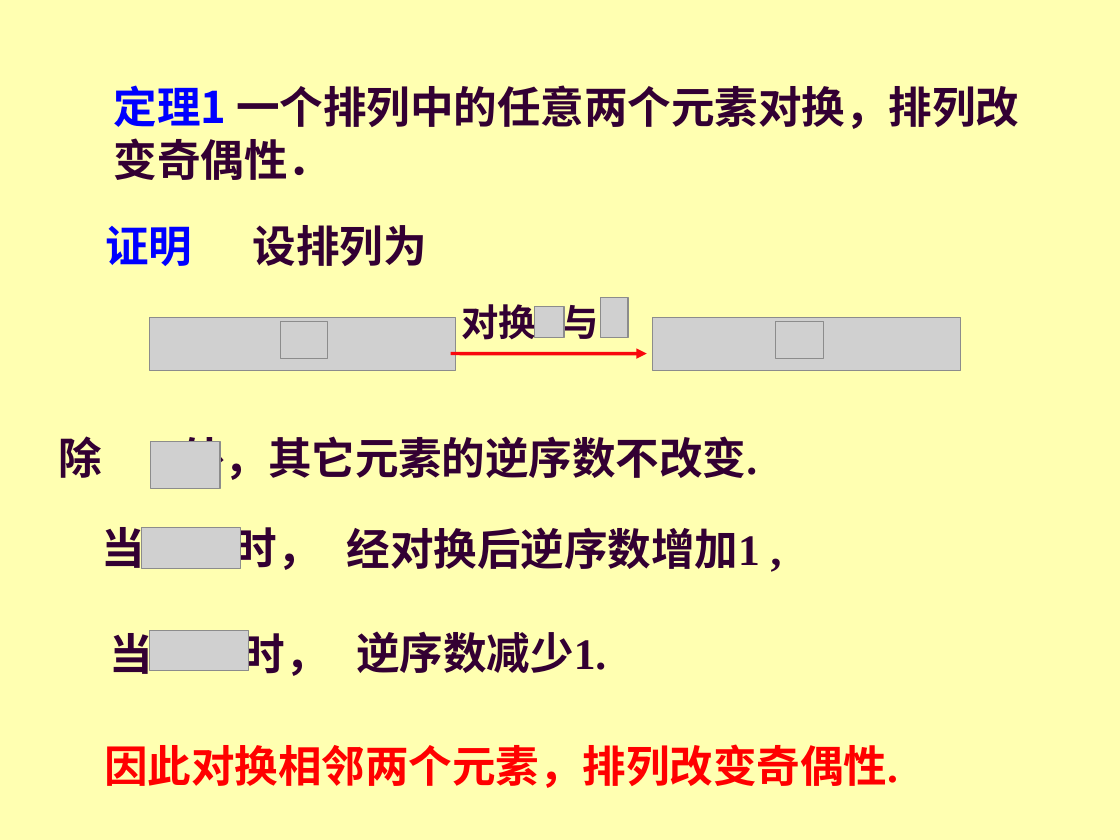
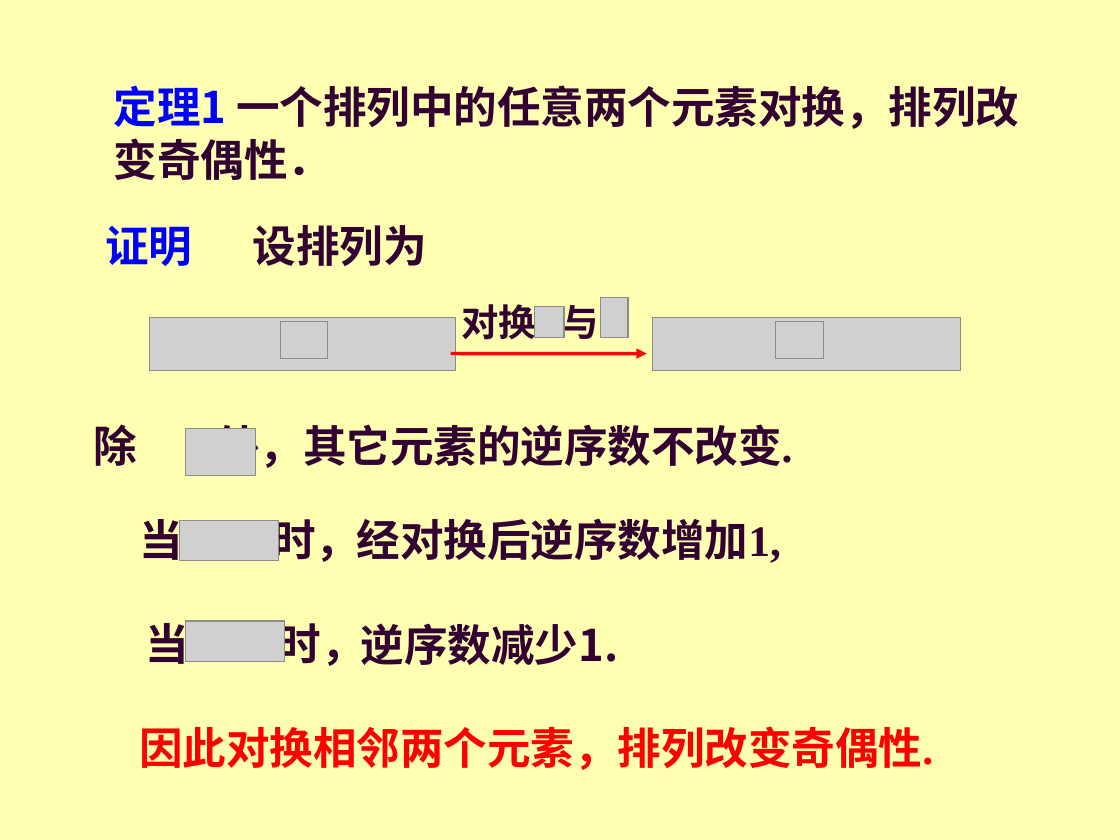
Before and after one commit to zhangbiaomath/zhangbiaomath.github.io, a slide deck: slide 31 of teaching/高等代数/课件/第2章-行列式.ppt. Drawn at 1120x840 pixels with LibreOffice and Linux fonts; fonts in the diff are those of the drawing; grey boxes stand for pictures. Boxes give left, top, right and bottom in pixels: in the first picture for what was removed or moved away, otherwise in the second. Text is boxed around its words. In the diff, an @@ line names an element or a change of style, - is before the commit and + after.

```diff
--- a/teaching/高等代数/课件/第2章-行列式.ppt
+++ b/teaching/高等代数/课件/第2章-行列式.ppt
@@ text "除 外，其它元素的逆序数不改变.": place and size @@
-text "除 外，其它元素的逆序数不改变." at box(58, 436, 757, 485)
+text "除 外，其它元素的逆序数不改变." at box(94, 424, 792, 473)
@@ text "当 时，": place and size @@
-text "当 时，" at box(102, 527, 321, 570)
+text "当 时，" at box(140, 519, 359, 562)
@@ picture: place and size @@
-picture at box(141, 528, 241, 568)
+picture at box(179, 521, 279, 561)
@@ text at box(357, 518, 781, 563): spaces changed @@
-经对换后逆序数增加1 ,
+经对换后逆序数增加1,
@@ 2 pictures, 1 text: place and size @@
-2 pictures, 1 text at box(109, 441, 329, 676)
+2 pictures, 1 text at box(145, 429, 618, 666)
@@ text "逆序数减少1.": place and size @@
-text "逆序数减少1." at box(356, 631, 606, 673)
+text "逆序数减少1." at box(278, 620, 618, 666)
@@ text "逆序数减少1." at box(278, 620, 618, 666): font Times New Roman to Noto Sans CJK SC @@
@@ text "因此对换相邻两个元素，排列改变奇偶性.": place and size @@
-text "因此对换相邻两个元素，排列改变奇偶性." at box(104, 744, 898, 788)
+text "因此对换相邻两个元素，排列改变奇偶性." at box(140, 726, 934, 770)
```
Also in this commit, not shown: 14 other slides changed, 5 slides removed.
